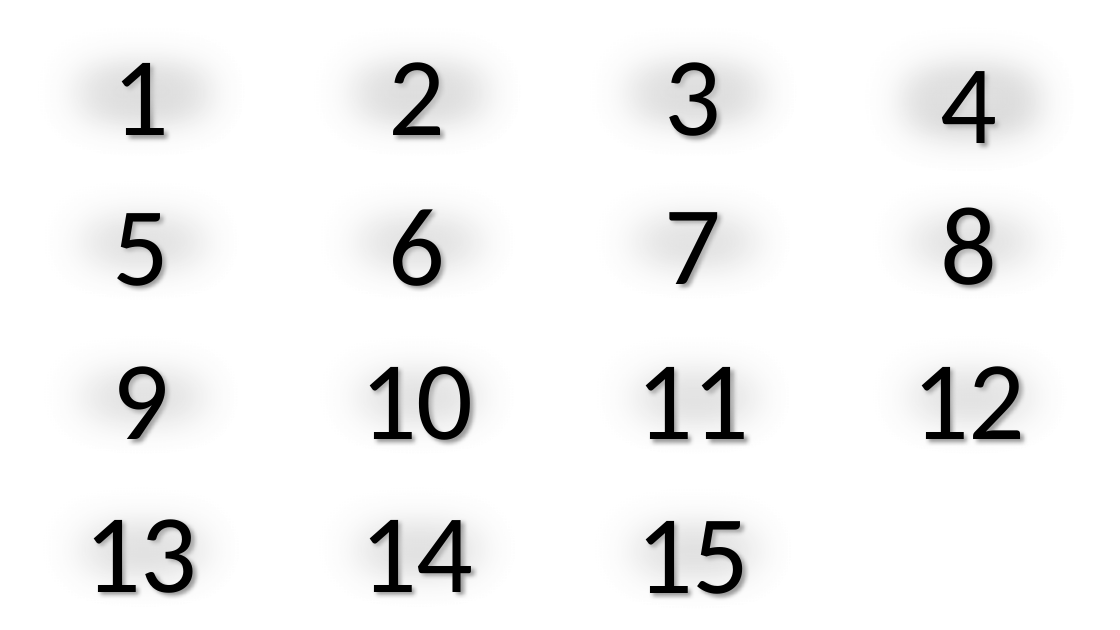
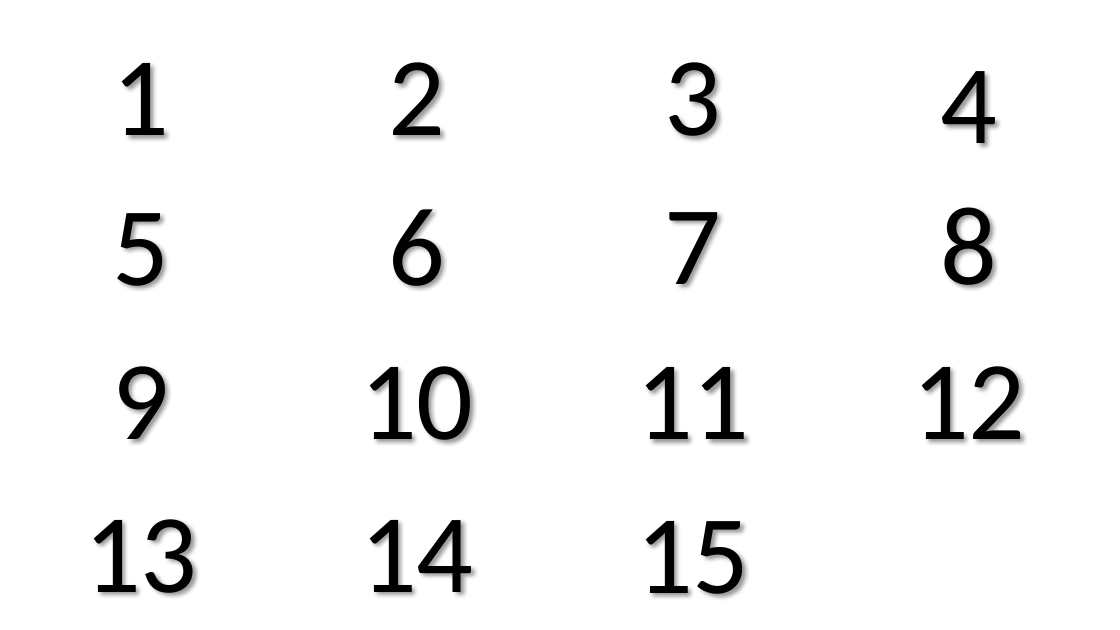
Before and after one commit to andie23/_Puzzled, a slide deck: slide 1 of texture/blocks/editable/blocks.pptx. Drawn at 1120x630 pixels with LibreOffice and Linux fonts; fonts in the diff are those of the drawing; background and template pictures are left out. Boxes give left, top, right and bottom in pixels: in the first picture for what was removed or moved away, otherwise in the second. Text is boxed around its words. In the diff, an @@ line names an element or a change of style, - is before the commit and + after.

```diff
--- a/texture/blocks/editable/blocks.pptx
+++ b/texture/blocks/editable/blocks.pptx
@@ 15 texts: place and size @@
-15 texts at [6,3,1105,630]
+15 texts at [84,62,1025,598]
@@ fill #F2F2F2 to none; shadow off in 15 elements at [113,63,170,139], [389,62,446,139], [665,62,722,140], [941,71,998,147], [113,213,170,289], [389,209,446,289], [665,212,722,288], [941,207,998,288], [113,366,170,443], [360,366,473,444], [636,367,749,443], [912,366,1025,443], [84,519,197,596], [360,520,473,595], [636,521,749,598] @@
```
Also in this commit, not shown: 7 other files.
